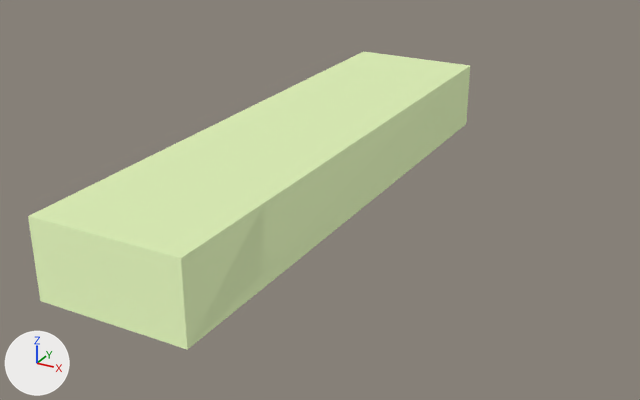
Before and after pictures for a commit that changed the Blender file models/editor/common/logic_strips/logic_strip.blend.
Rendered twice from a 50 mm camera at (93.0, -159.8, 15.3) aimed at (5.7, -1.1, -64.1). Lighting does not change. The marker at lower left points along +X, +Y and +Z.

The scene before the commit, as lines of its bpy script (objects in view):
```python
mat_logic_strip_tex = diffuse_material('logic_strip_tex')
mat_logic_strip_tex.base_color = (0.726, 0.865, 0.478)  # green #ddefb8
me_logic_strip_and = bpy.data.meshes.new('logic_strip_and')
me_logic_strip_and.from_pydata(...)  # 12 vertices, 8 faces; spans x -16.0..16.0, y -64.0..64.0, z -64.0..-47.5
me_logic_strip_and.materials.append(mat_logic_strip_tex)  # green #ddefb8
ob_logic_strip_ref = bpy.data.objects.new('logic_strip_ref', me_logic_strip_and)
ob_logic_strip_ref.location = (0.0, 0.0, 0.0)
```
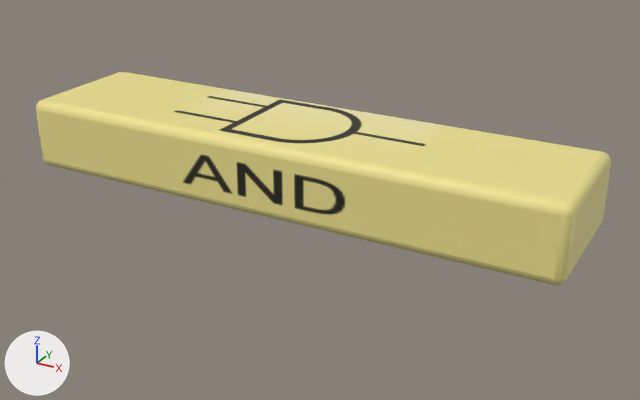
Changed parts and their boxes [x1, y1, x2, y2] in the pictures (640 x 400 px):
```json
{"object": "logic_strip_ref", "change": "surface changed, reshaped, modifiers changed", "before": [28, 51, 470, 350], "after": [36, 72, 611, 285], "on screen": "green to beige, 30% wider, 29% shorter"}
```

Edits to the scene script, one JSON object a line:
```json
{"op": "add", "block": "img_logic_and_png_001", "code": ["img_logic_and_png_001 = load_image('logic_and.png.001', '../logic_and.png', 256, 256, 'sRGB')"]}
{"op": "remove", "block": "mat_logic_strip_tex", "code": "mat_logic_strip_tex.base_color = (0.726, 0.865, 0.478)  # green #ddefb8"}
{"op": "set", "path": "mat_logic_strip_tex", "old": "diffuse_material('logic_strip_tex')", "new": "principled_material('logic_strip_tex')"}
{"op": "add", "block": "mat_logic_strip_tex", "code": "mat_logic_strip_tex.texture = img_logic_and_png_001"}
{"block": "me_logic_strip_and", "where": "me_logic_strip_and.from_pydata(...)  # 12 vertices, 8 faces; spans x -16.0..16.0, y -64.0..64.0, z -64.0..-47.5"}
{"block": "me_logic_strip_and", "where": "# used by ob_logic_strip_ref; location = (0.0, 0.0, 0.0)"}
{"block": "me_logic_strip_and", "change": "me_logic_strip_and part 1"}
{"op": "set", "path": "me_logic_strip_and.vertices[0].co", "old": "(16.0, 64.0, -64.0)", "new": "(-64.0, 16.0, -64.0)", "note": "pixel (466, 123) -> not seen"}
{"op": "set", "path": "me_logic_strip_and.vertices[1].co", "old": "(16.0, -64.0, -47.5)", "new": "(64.0, 16.0, -47.5)", "note": "pixel (180, 258) -> not seen"}
{"op": "set", "path": "me_logic_strip_and.vertices[2].co", "old": "(16.0, -64.0, -64.0)", "new": "(64.0, 16.0, -64.0)", "note": "pixel (187, 349) -> not seen"}
{"op": "set", "path": "me_logic_strip_and.vertices[3].co", "old": "(16.0, 64.0, -47.5)", "new": "(-64.0, 16.0, -47.5)", "note": "pixel (470, 65) -> not seen"}
{"op": "set", "path": "me_logic_strip_and.vertices[4].co", "old": "(-16.0, -64.0, -64.0)", "new": "(64.0, -16.0, -64.0)", "note": "pixel (40, 301) -> not seen"}
{"op": "set", "path": "me_logic_strip_and.vertices[5].co", "old": "(-16.0, 64.0, -64.0)", "new": "(-64.0, -16.0, -64.0)"}
{"op": "set", "path": "me_logic_strip_and.vertices[6].co", "old": "(-16.0, 64.0, -47.5)", "new": "(-64.0, -16.0, -47.5)", "note": "pixel (363, 51) -> not seen"}
{"op": "set", "path": "me_logic_strip_and.vertices[7].co", "old": "(-16.0, -64.0, -47.5)", "new": "(64.0, -16.0, -47.5)", "note": "pixel (28, 216) -> not seen"}
{"op": "set", "path": "me_logic_strip_and.vertices[8].co", "old": "(16.0, 40.0, -47.5)", "new": "(-32.0, 16.0, -47.5)", "note": "pixel (436, 87) -> not seen"}
{"op": "set", "path": "me_logic_strip_and.vertices[9].co", "old": "(-16.0, 40.0, -47.5)", "new": "(-32.0, -16.0, -47.5)", "note": "pixel (323, 71) -> not seen"}
{"op": "set", "path": "me_logic_strip_and.vertices[10].co", "old": "(16.0, -40.0, -47.5)", "new": "(32.0, 16.0, -47.5)", "note": "pixel (264, 202) -> not seen"}
{"op": "set", "path": "me_logic_strip_and.vertices[11].co", "old": "(-16.0, -40.0, -47.5)", "new": "(32.0, -16.0, -47.5)", "note": "pixel (121, 169) -> not seen"}
{"op": "add", "block": "ob_logic_strip_ref", "code": "_m = ob_logic_strip_ref.modifiers.new('Bevel', 'BEVEL')"}
{"op": "add", "block": "ob_logic_strip_ref", "code": "_m.width = 2.0"}
{"op": "add", "block": "ob_logic_strip_ref", "code": "_m.width_pct = 2.0"}
{"op": "add", "block": "ob_logic_strip_ref", "code": "_m.segments = 3"}
```
